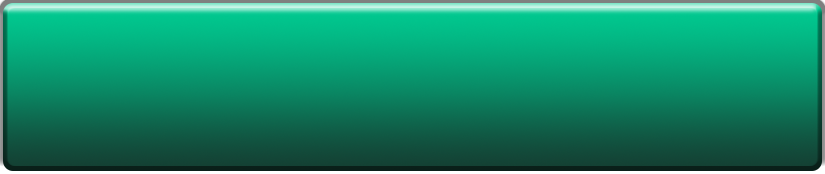
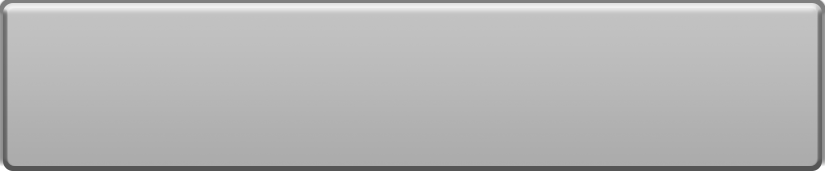
Before/after of a 825 × 174 layered artwork. What changed in the layer stack:
pixels changed over (3, 3, 822, 171) (layer not identified)
